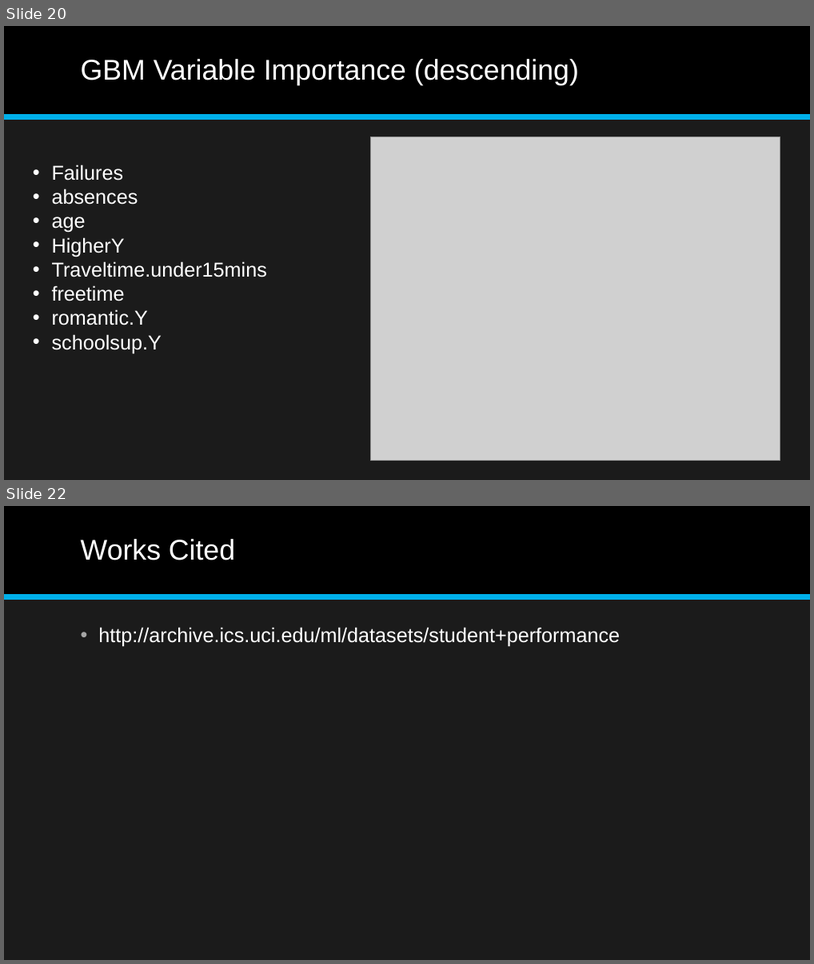
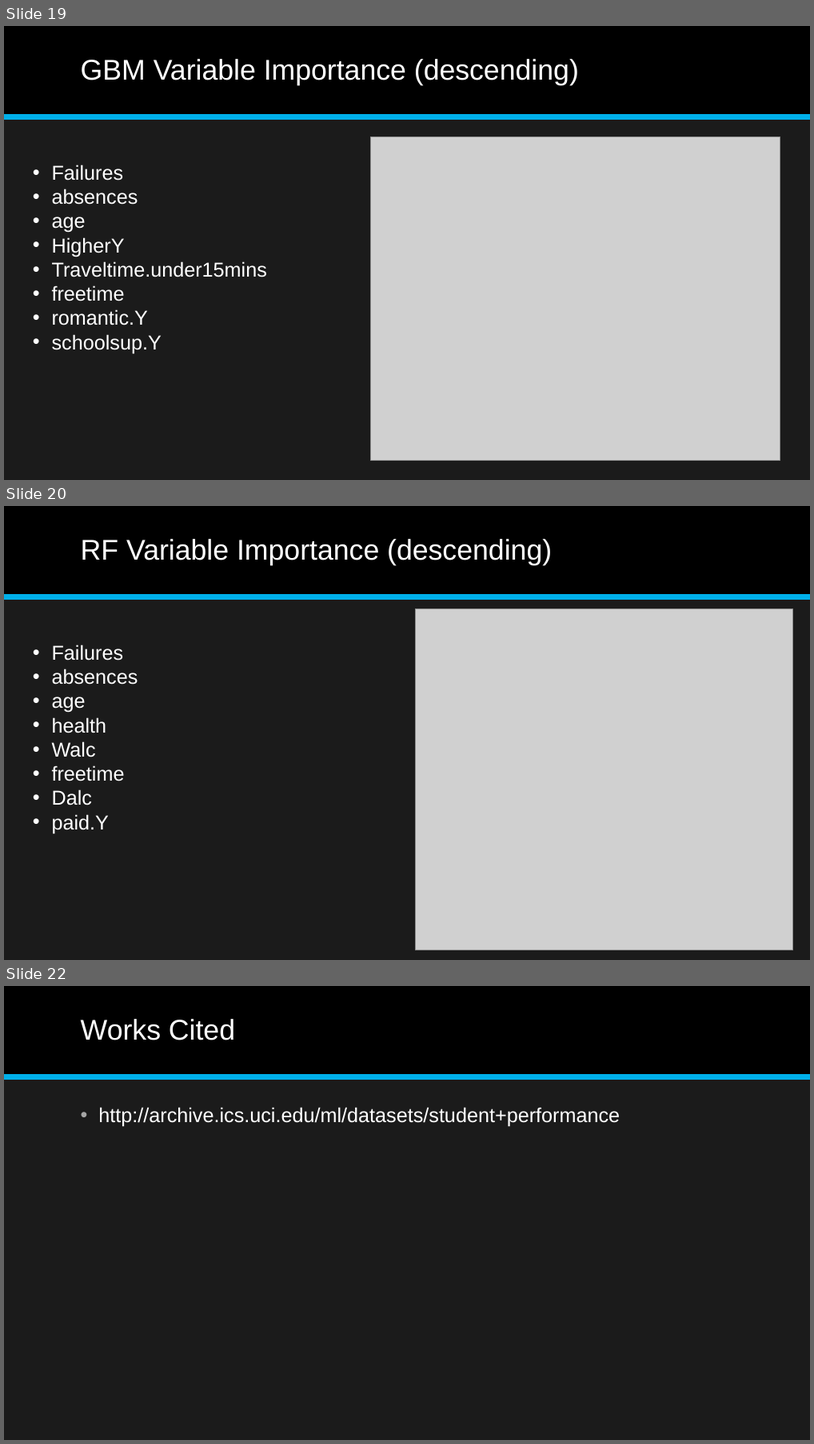
Before and after one commit to aajunwa/capstone, a slide deck: Student Alcohol Consumption Data Science Project.pptx. Shown one above the other, each under a label of ours: slides 20 and 22 before the commit, slides 19, 20 and 22 after it; the slides between them are not shown. The pictures are 814x964 and 814x1444 pixels, drawn with LibreOffice and Linux fonts; fonts in the diff are those of the drawing; grey boxes stand for pictures. Boxes give left, top, right and bottom in pixels: in the first picture for what was removed or moved away, otherwise in the second. Text is boxed around its words. In the diff, an @@ line names an element or a change of style, - is before the commit and + after.

```diff
--- a/Student Alcohol Consumption Data Science Project.pptx
+++ b/Student Alcohol Consumption Data Science Project.pptx
@@ slide 20 added at bbox=[4, 506, 810, 960], background #1B1B1B; not listed: 2 template elements that a slide beside it also shows @@
@@ title added at bbox=[81, 539, 552, 565], 34 pt, text #FFFFFF @@
+RF Variable Importance (descending)
@@ picture added at bbox=[416, 609, 794, 950] @@
@@ text added at bbox=[52, 644, 138, 833], 24 pt, text #FFFFFF @@
+• Failures
+• absences
+• age
+• health
+• Walc
+• freetime
+• Dalc
+• paid.Y
@@ what was slide 20 is now slide 19 @@
```
Also in this commit, not shown: 2 slides changed, 6 slides removed, 7 other files.
